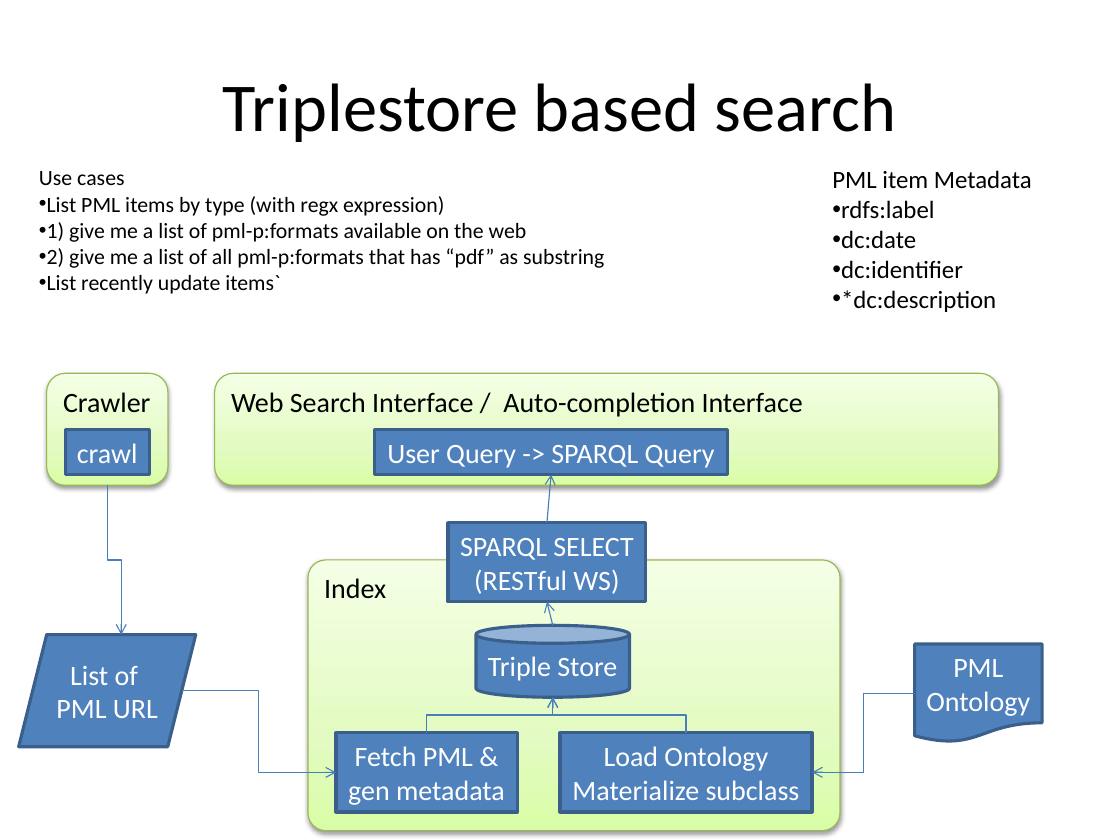
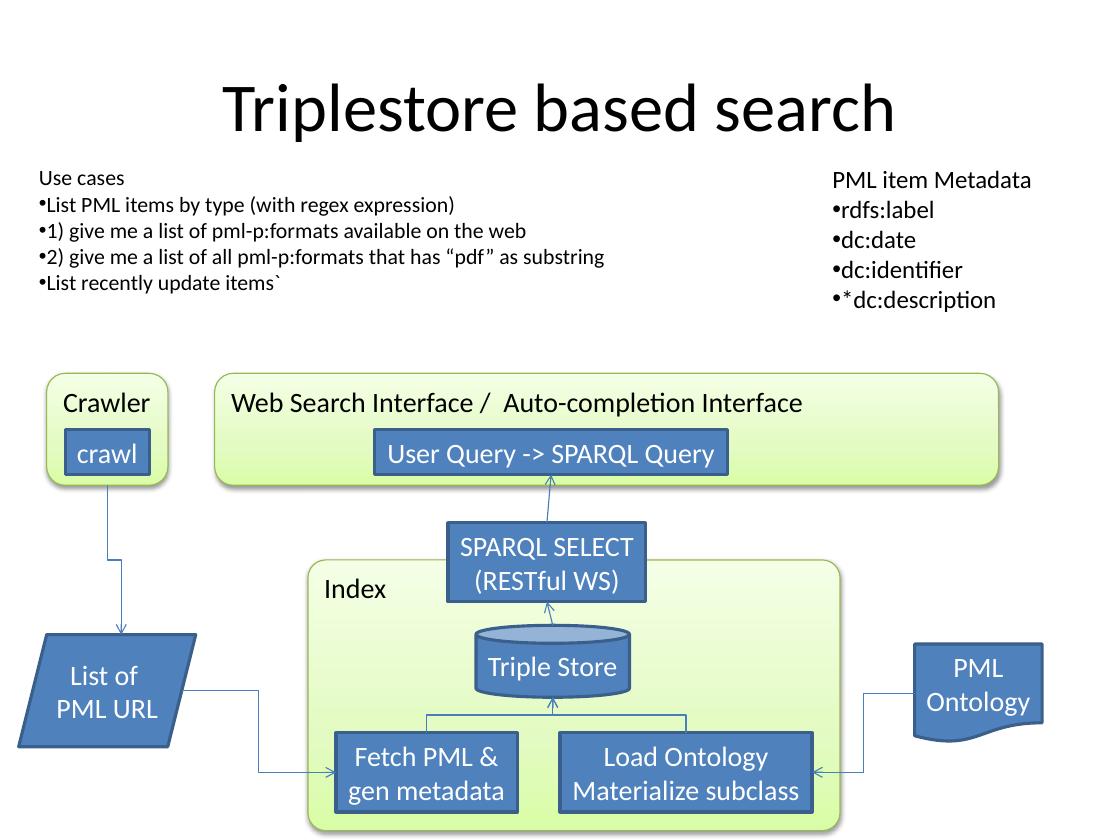
Before and after one commit to lidingpku/inference-web, a slide deck: slide 2 of trunk/iw3/doc/search.pptx. Drawn at 1120x840 pixels with LibreOffice and Linux fonts; fonts in the diff are those of the drawing. Boxes give left, top, right and bottom in pixels: in the first picture for what was removed or moved away, otherwise in the second. Text is boxed around its words. In the diff, an @@ line names an element or a change of style, - is before the commit and + after.

```diff
--- a/trunk/iw3/doc/search.pptx
+++ b/trunk/iw3/doc/search.pptx
@@ text at (47, 196, 455, 216): text changed @@
-• List PML items by type (with regx expression)
+• List PML items by type (with regex expression)
```
Also in this commit, not shown: 12 other files.
